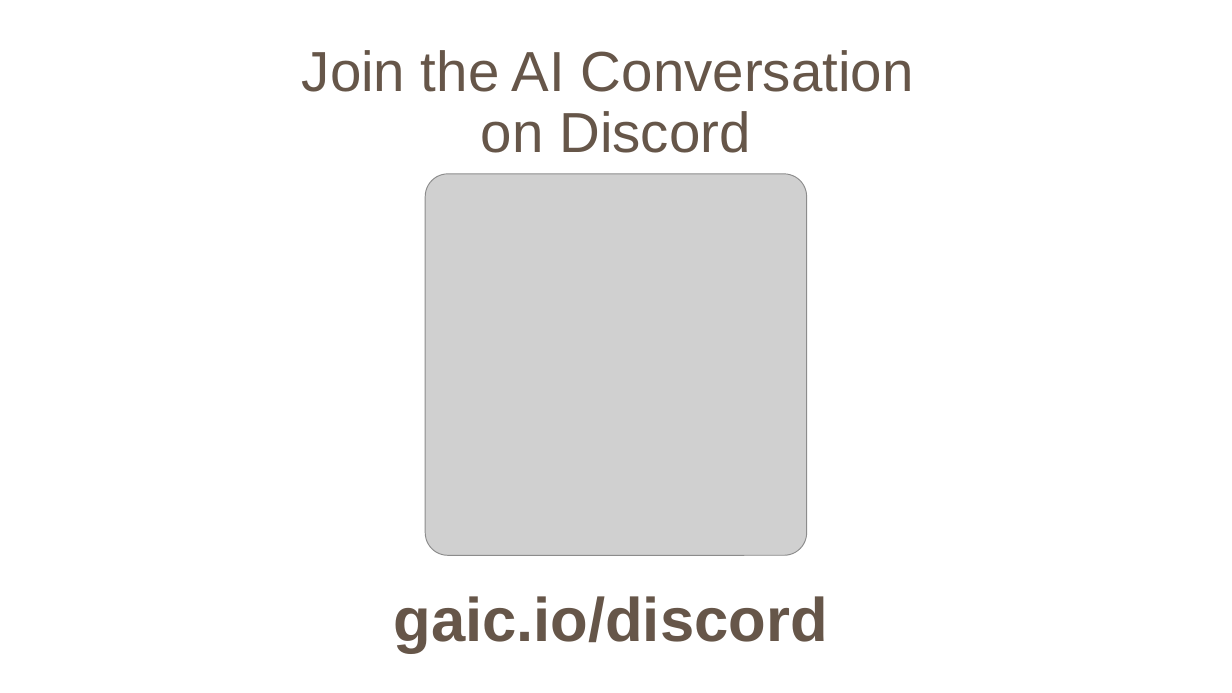
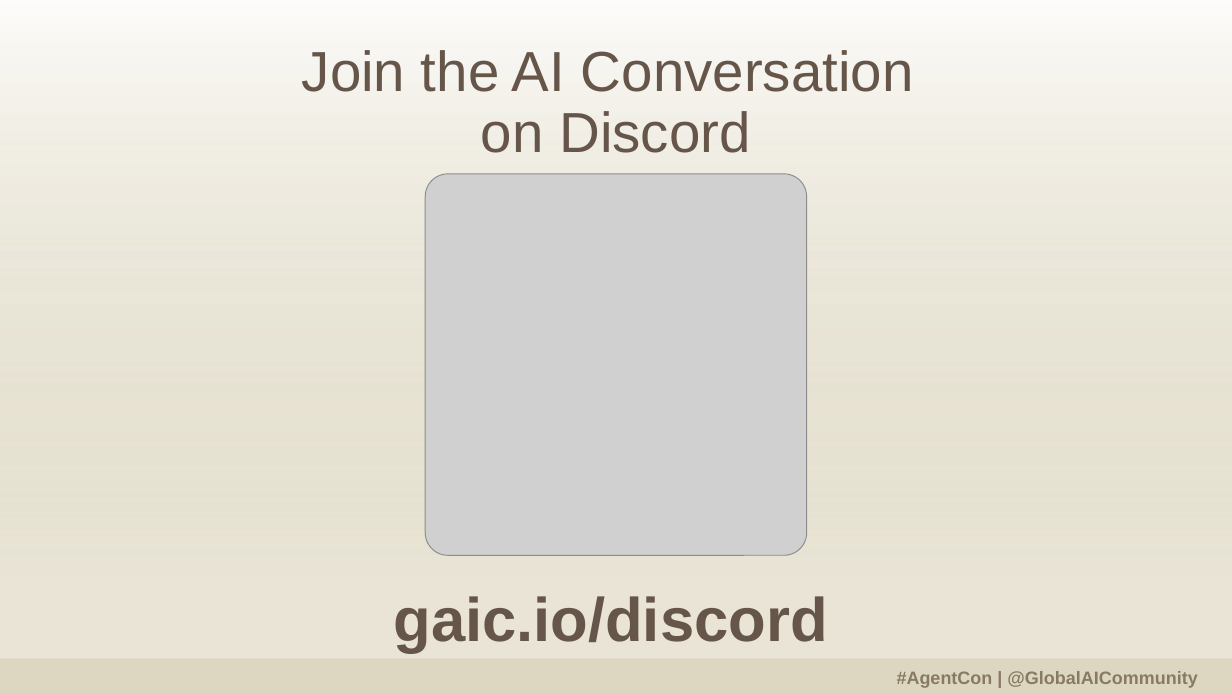
Before and after one commit to GlobalAICommunity/AgentCon, a slide deck: slide 5 of branding/wave-3/Oslo/AgentCon Template.pptx (slide 3 before the commit). Drawn at 1232x693 pixels with LibreOffice and Linux fonts; fonts in the diff are those of the drawing; grey boxes stand for pictures; background and template pictures are left out. Boxes give left, top, right and bottom in pixels: in the first picture for what was removed or moved away, otherwise in the second. Text is boxed around its words. In the diff, an @@ line names an element or a change of style, - is before the commit and + after.

Commit message:
Add Hong Kong AgentCon templates; update Oslo
Add AgentCon Template.pptx and its temporary/~$ file for Hong Kong (branding/wave-3) and update the existing Oslo AgentCon Template.pptx binary. These are binary PPTX branding assets; the temporary ~$ file appears to be an editor temp file and can be removed if committed unintentionally.

```diff
--- a/branding/wave-3/Oslo/AgentCon Template.pptx
+++ b/branding/wave-3/Oslo/AgentCon Template.pptx
@@ rectangle added at (x1=0, y1=0, x2=1232, y2=693), fill gradient #FFFFFF to #C3B890 @@
@@ rectangle added at (x1=0, y1=659, x2=1232, y2=693), fill #DDD7C0 at 50% opacity @@
@@ text added at (x1=897, y1=671, x2=1197, y2=688), 14 pt, text #665649, bold @@
+#AgentCon | @GlobalAICommunity
```
Also in this commit, not shown: 2 other slides changed, 5 slides added, 2 other files.
